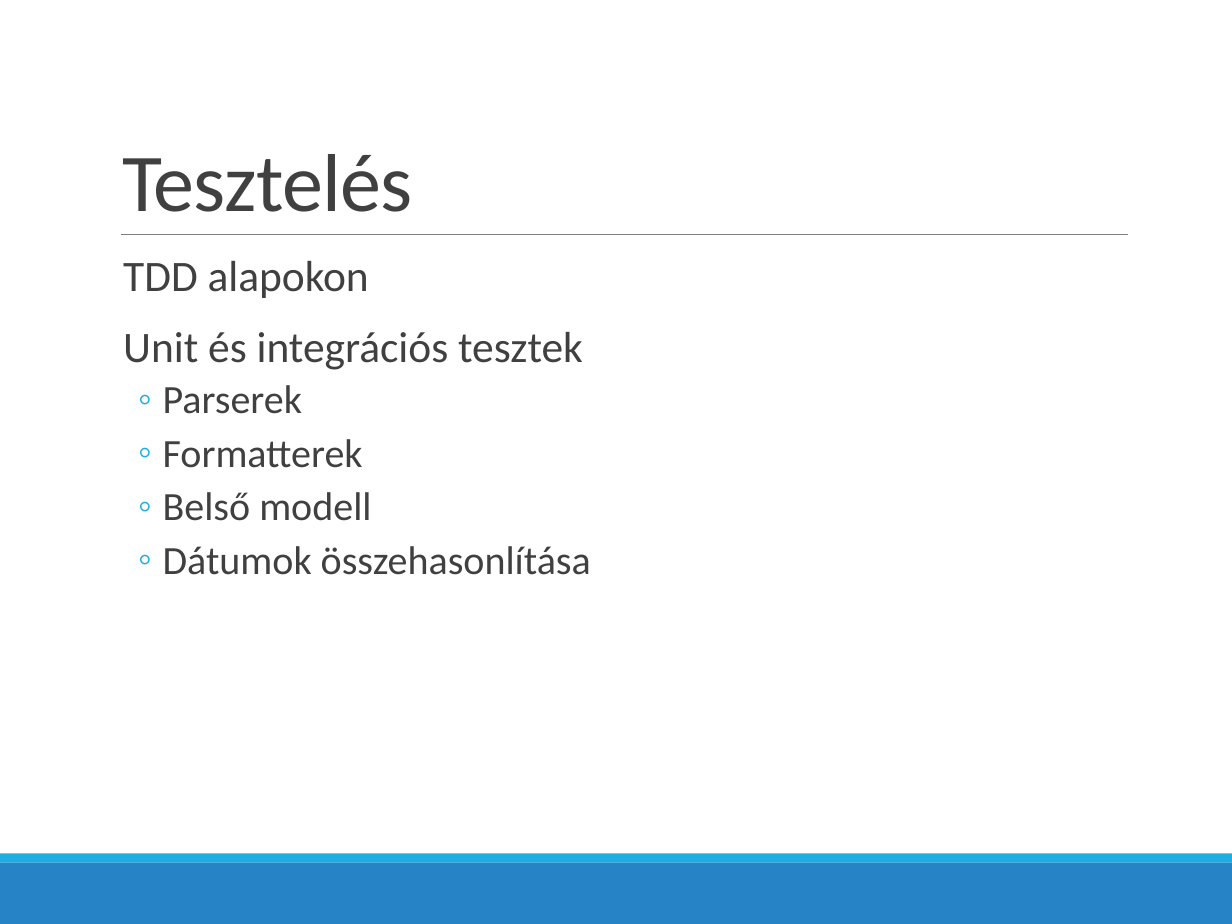
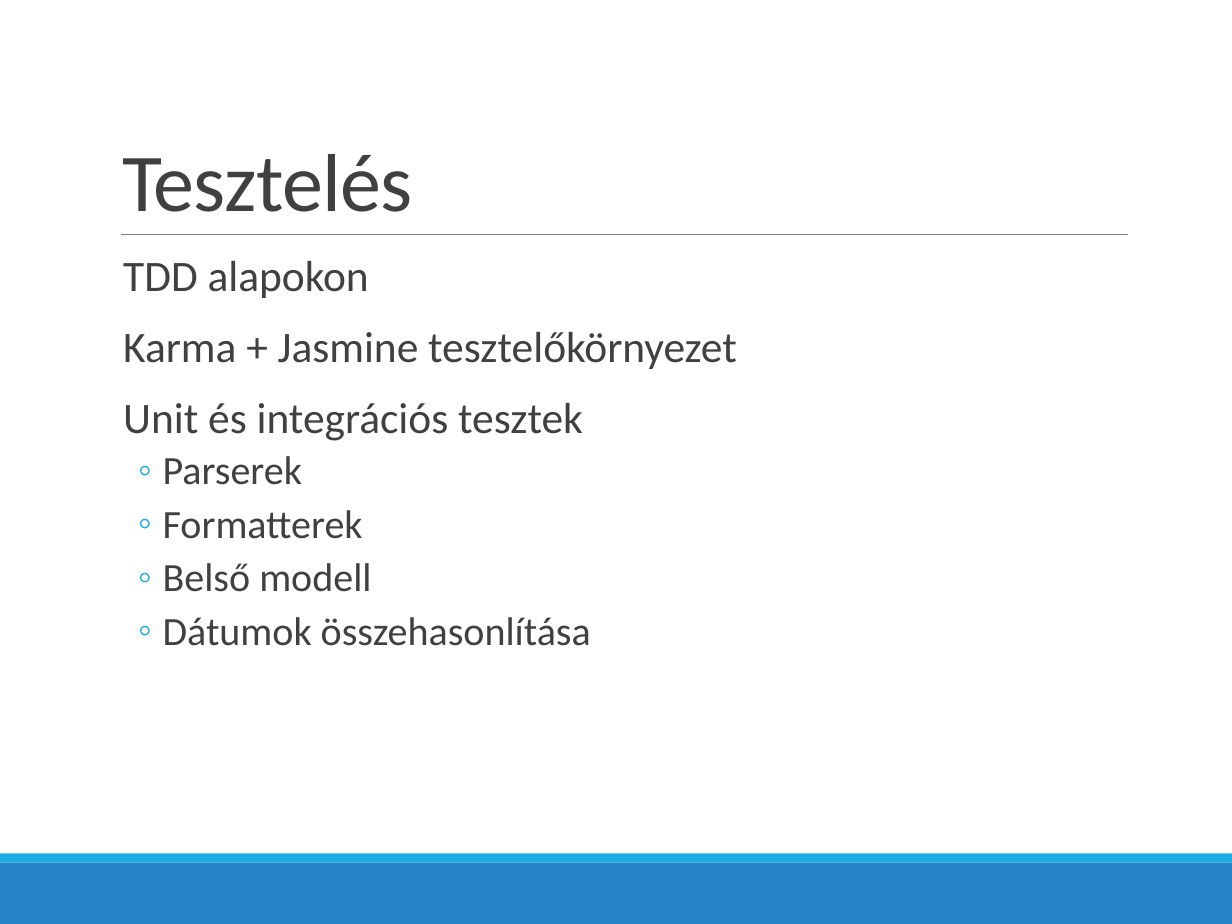
Before and after one commit to Res42/DateSliderJS, a slide deck: slide 3 of Presentation.pptx. Drawn at 1232x924 pixels with LibreOffice and Linux fonts; fonts in the diff are those of the drawing. Boxes give left, top, right and bottom in pixels: in the first picture for what was removed or moved away, otherwise in the second. Text is boxed around its words. In the diff, an @@ line names an element or a change of style, - is before the commit and + after.

Commit message:
Presentation fix.

```diff
--- a/Presentation.pptx
+++ b/Presentation.pptx
@@ text at (123,332,737,369): paragraph added @@
+  Karma + Jasmine tesztelőkörnyezet
```
